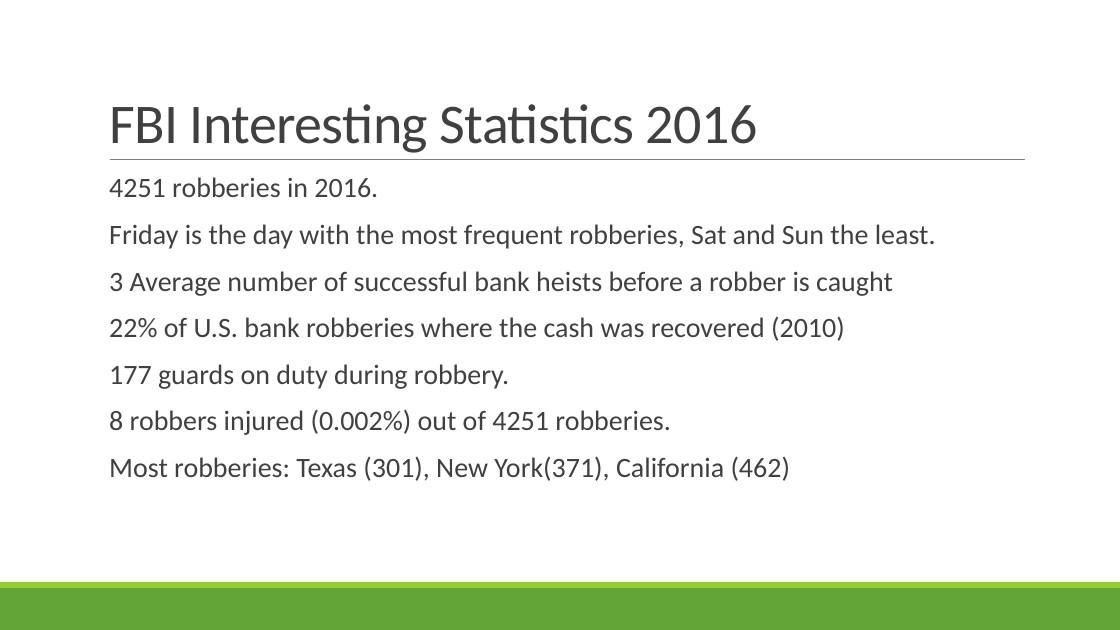
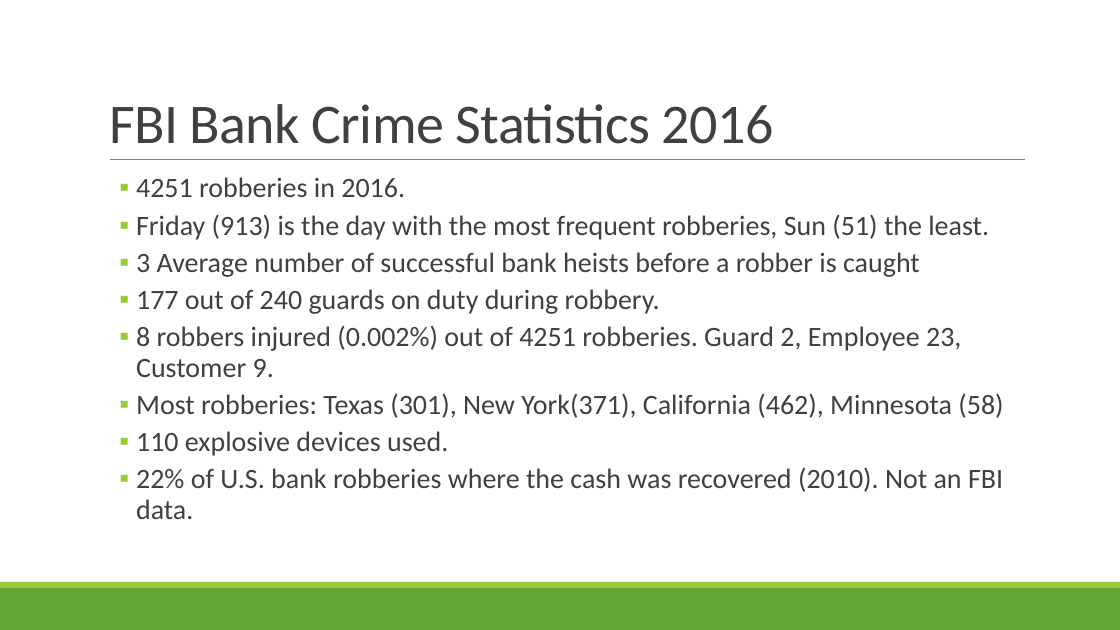
Before and after one commit to hhalim/TargetBanks, a slide deck: slide 3 of Which Banks To Rob.pptx (slide 2 before the commit). Drawn at 1120x630 pixels with LibreOffice and Linux fonts; fonts in the diff are those of the drawing. Boxes give left, top, right and bottom in pixels: in the first picture for what was removed or moved away, otherwise in the second. Text is boxed around its words. In the diff, an @@ line names an element or a change of style, - is before the commit and + after.

```diff
--- a/Which Banks To Rob.pptx
+++ b/Which Banks To Rob.pptx
@@ title at bbox=[109, 104, 774, 144]: text changed @@
-FBI Interesting Statistics 2016
+FBI Bank Crime Statistics 2016
@@ text at bbox=[136, 177, 920, 277]: bullet   to ▪; list level 1 to 2 in "4251 robberies in 2016."; list level 1 to 2 in "3 Average number of successful ..." @@
@@ text at bbox=[136, 214, 989, 240]: text changed @@
-  Friday is the day with the most frequent robberies, Sat and Sun the least.
+  ▪ Friday (913) is the day with the most frequent robberies, Sun (51) the least.
@@ text at bbox=[136, 289, 1003, 519]: text changed @@
-  22% of U.S. bank robberies where the cash was recovered (2010)
-  177 guards on duty during robbery.
-  8 robbers injured (0.002%) out of 4251 robberies.
-  Most robberies: Texas (301), New York(371), California (462)
+  ▪ 177 out of 240 guards on duty during robbery.
+  ▪ 8 robbers injured (0.002%) out of 4251 robberies. Guard 2, Employee 23, Customer 9.
+  ▪ Most robberies: Texas (301), New York(371), California (462), Minnesota (58)
+  ▪ 110 explosive devices used.
+  ▪ 22% of U.S. bank robberies where the cash was recovered (2010). Not an FBI data.
```
Also in this commit, not shown: 6 other slides changed, 9 slides added, 2 slides removed, 4 other files.
